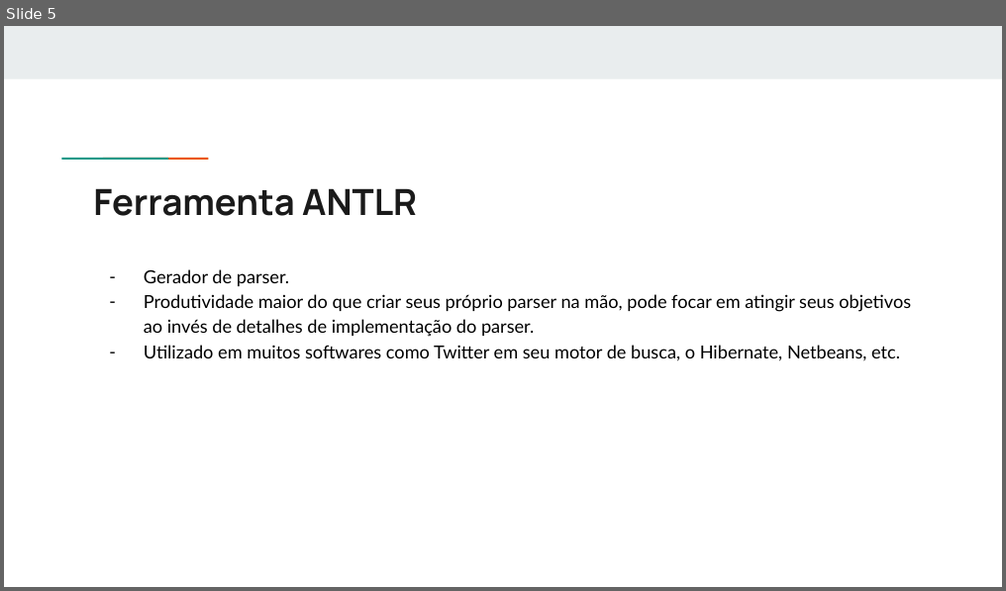
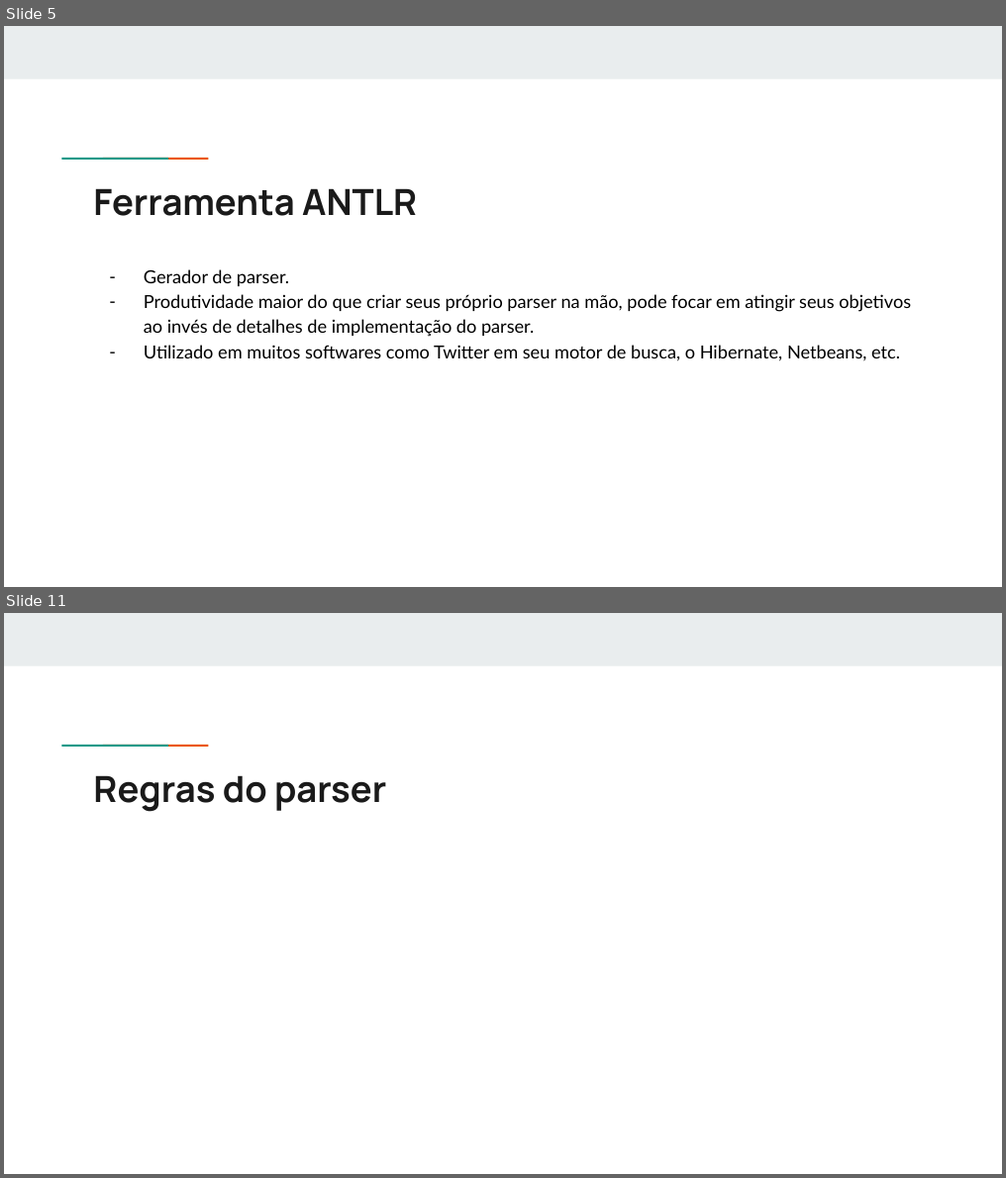
Before and after one commit to fernandohre/metodo, a slide deck: Apresentação ANTLR.pptx. Shown one above the other, each under a label of ours: slide 5 before the commit, slides 5 and 11 after it; the slides between them are not shown. The pictures are 1006x591 and 1006x1178 pixels, drawn with LibreOffice and Linux fonts; fonts in the diff are those of the drawing. Boxes give left, top, right and bottom in pixels: in the first picture for what was removed or moved away, otherwise in the second. Text is boxed around its words. In the diff, an @@ line names an element or a change of style, - is before the commit and + after.

```diff
--- a/Apresentação ANTLR.pptx
+++ b/Apresentação ANTLR.pptx
@@ slide 11 added at box(4, 613, 1002, 1174), background #FFFFFF; not listed: 3 template elements that a slide beside it also shows @@
@@ title added at box(93, 775, 386, 812), 26 pt, text #1A1A1A, bold @@
+Regras do parser
```
Also in this commit, not shown: 2 slides changed, 4 other slides added, 3 slides removed.
